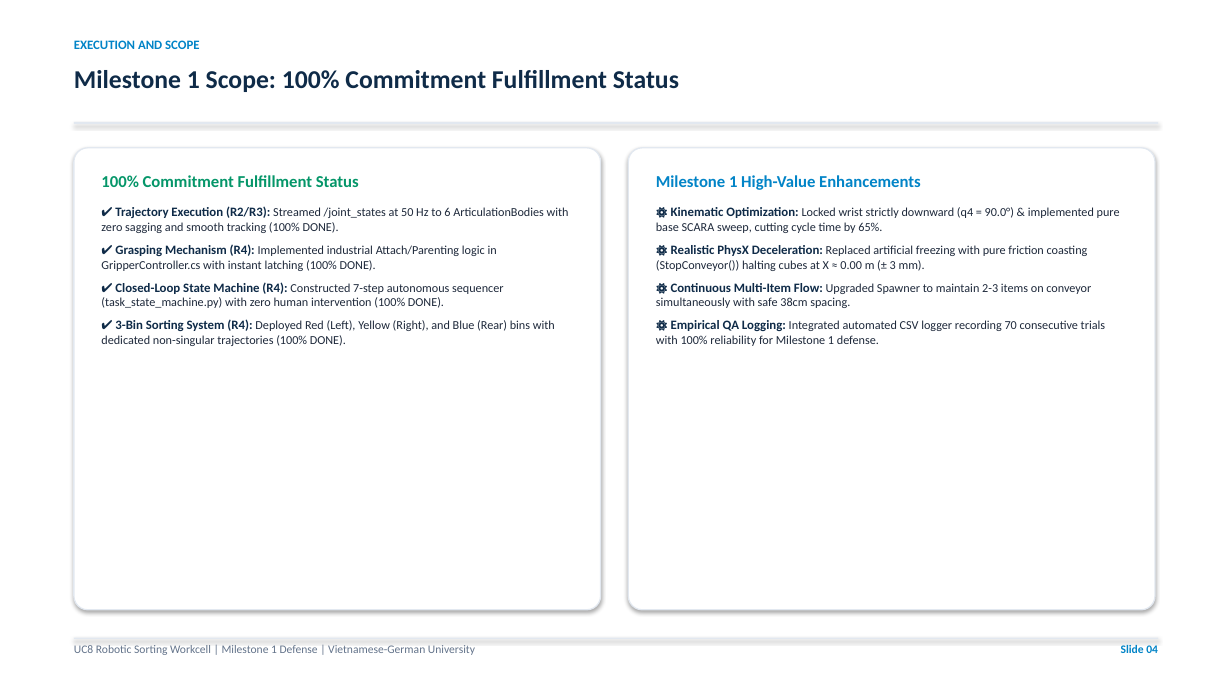
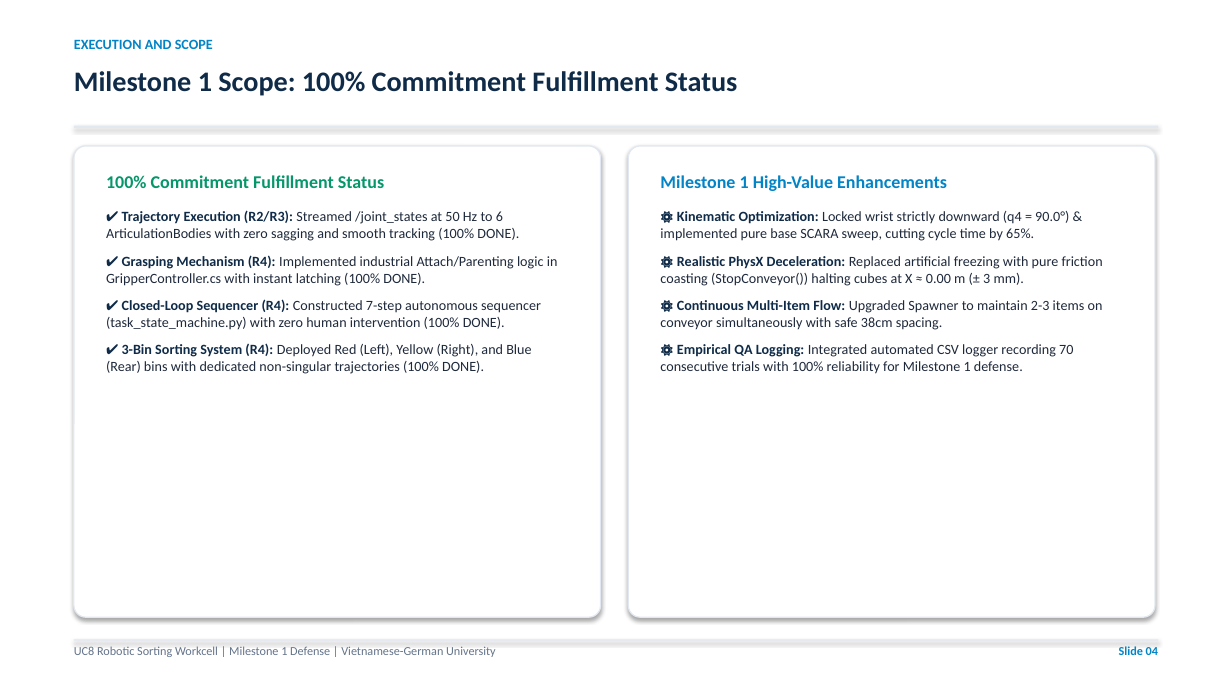
Before and after one commit to Aqikop/VGU26-Project-UC8, a slide deck: slide 4 of docs/week05/UC8_Week05_Milestone1_Presentation.pptx. Drawn at 1232x693 pixels with LibreOffice and Linux fonts; fonts in the diff are those of the drawing. Boxes give left, top, right and bottom in pixels: in the first picture for what was removed or moved away, otherwise in the second. Text is boxed around its words. In the diff, an @@ line names an element or a change of style, - is before the commit and + after.

```diff
--- a/docs/week05/UC8_Week05_Milestone1_Presentation.pptx
+++ b/docs/week05/UC8_Week05_Milestone1_Presentation.pptx
@@ text "EXECUTION AND SCOPE" at box(74, 39, 213, 49): size 10 to 11 pt @@
@@ text "Milestone 1 Scope: 100% Commitment ..." at box(74, 71, 738, 96): size 20 to 22 pt @@
@@ rounded rectangle at box(74, 146, 601, 617): proportions changed @@
@@ rounded rectangle: place and size @@
-rounded rectangle at box(74, 148, 601, 610)
+rounded rectangle at box(74, 146, 601, 617)
@@ rectangle: place and size @@
-rectangle at box(74, 122, 1158, 124)
+rectangle at box(74, 126, 1158, 128)
@@ rounded rectangle: place and size @@
-rounded rectangle at box(628, 148, 1155, 610)
+rounded rectangle at box(628, 146, 1155, 617)
@@ rounded rectangle at box(628, 146, 1155, 617): proportions changed @@
@@ text at box(106, 175, 558, 374): size 13 to 14 pt in "100% Commitment Fulfillment Status"; size 10 to 11 pt in "✔ Trajectory Execution (R2/R3):", "✔ Grasping Mechanism (R4):", "✔ 3-Bin Sorting System (R4):"; size 9.5 to 11 pt in "Streamed /joint_states at 50 Hz to 6 ...", "Implemented industrial Attach/Parenting logic in GripperCont ...", "Deployed Red (Left), Yellow (Right), and Blue ..."; more space between paragraphs @@
@@ text "Milestone 1 High-Value Enhancements" at box(660, 175, 1103, 374): size 13 to 14 pt in "Milestone 1 High-Value Enhancements"; size 10 to 11 pt in "⚙ Kinematic Optimization:", "⚙ Realistic PhysX Deceleration:", "⚙ Continuous Multi-Item Flow:", "⚙ Empirical QA Logging:"; size 9.5 to 11 pt in "Locked wrist strictly downward (q4 = 90.0°) ...", "Replaced artificial freezing with pure friction coasting ...", "Upgraded Spawner to maintain 2-3 items on ...", "Integrated automated CSV logger recording 70 consecutive ..."; more space between paragraphs @@
@@ text at box(106, 299, 541, 330): text changed; size 9.5 to 11 pt @@
-✔ Closed-Loop State Machine (R4): Constructed 7-step autonomous sequencer (task_state_machine.py) with zero human intervention (100% DONE).
+✔ Closed-Loop Sequencer (R4): Constructed 7-step autonomous sequencer (task_state_machine.py) with zero human intervention (100% DONE).
@@ text "UC8 Robotic Sorting Workcell | ..." at box(74, 646, 496, 657): size 9 to 9.5 pt @@
@@ text "Slide 04" at box(1119, 646, 1158, 655): size 9 to 9.5 pt @@
```
Also in this commit, not shown: 14 other slides changed, 3 other files.
